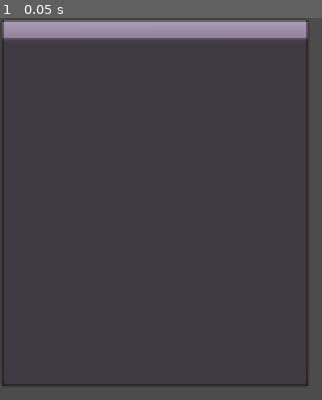
Above: before the commit, frame 1.
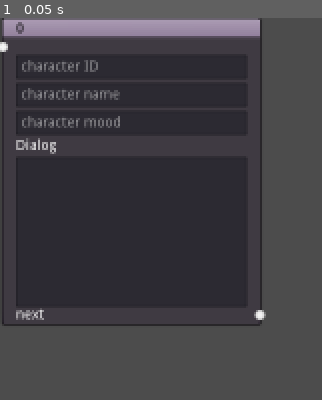
Above: after the commit, the same moment.

Repository: masterhand83/moon_dialogs
Game: Godot game, scene res://dialog_node/dialog_node.tscn
The game is run twice, just before and just after one commit, with the same random seed, the same clock (stepped at 60 frames per second) and the same inputs. This scene is started directly instead of the project's main scene.
Inputs:
- Up to frame 1 (0.05 s): no input

The runs differ from the first frame. In frame 1, 5.7% of the frame differs, in the area x 0-96%, y 0-97%.

Commit message:
created dialog_node mock-up

Diff:
--- /dev/null
+++ b/dialog_node/dialog_inputs.tscn
@@ -0,0 +1,39 @@
+[gd_scene format=2]
+
+[node name="DialogInputs" type="VBoxContainer"]
+margin_left = 16.0
+margin_top = 39.0
+margin_right = 323.0
+margin_bottom = 39.0
+__meta__ = {
+"_edit_use_anchors_": false
+}
+
+[node name="LineEdit" type="LineEdit" parent="."]
+margin_right = 307.0
+margin_bottom = 24.0
+placeholder_text = "character ID"
+
+[node name="LineEdit2" type="LineEdit" parent="."]
+margin_top = 28.0
+margin_right = 307.0
+margin_bottom = 52.0
+placeholder_text = "character name"
+
+[node name="LineEdit3" type="LineEdit" parent="."]
+margin_top = 56.0
+margin_right = 307.0
+margin_bottom = 80.0
+placeholder_text = "character mood"
+
+[node name="Label" type="Label" parent="."]
+margin_top = 84.0
+margin_right = 307.0
+margin_bottom = 98.0
+text = "Dialog"
+
+[node name="TextEdit" type="TextEdit" parent="."]
+margin_top = 102.0
+margin_right = 307.0
+margin_bottom = 252.0
+rect_min_size = Vector2( 0, 150 )
--- a/dialog_node/dialog_node.tscn
+++ b/dialog_node/dialog_node.tscn
@@ -1,8 +1,49 @@
-[gd_scene format=2]
+[gd_scene load_steps=2 format=2]
 
-[node name="GraphEdit" type="GraphNode"]
-margin_right = 310.0
-margin_bottom = 371.0
+[ext_resource path="res://dialog_node/dialog_inputs.tscn" type="PackedScene" id=1]
+
+[node name="DialogNode" type="GraphNode"]
+anchor_top = -0.000964491
+anchor_bottom = -0.000964491
+margin_top = -1.6247
+margin_right = 263.0
+margin_bottom = 310.375
+title = "0"
+slot/0/left_enabled = true
+slot/0/left_type = 0
+slot/0/left_color = Color( 1, 1, 1, 1 )
+slot/0/right_enabled = false
+slot/0/right_type = 0
+slot/0/right_color = Color( 1, 1, 1, 1 )
+slot/1/left_enabled = false
+slot/1/left_type = 0
+slot/1/left_color = Color( 1, 1, 1, 1 )
+slot/1/right_enabled = false
+slot/1/right_type = 0
+slot/1/right_color = Color( 1, 1, 1, 1 )
+slot/2/left_enabled = false
+slot/2/left_type = 0
+slot/2/left_color = Color( 1, 1, 1, 1 )
+slot/2/right_enabled = true
+slot/2/right_type = 0
+slot/2/right_color = Color( 1, 1, 1, 1 )
 __meta__ = {
 "_edit_use_anchors_": false
 }
+
+[node name="Label" type="Label" parent="."]
+margin_left = 16.0
+margin_top = 24.0
+margin_right = 247.0
+margin_bottom = 38.0
+
+[node name="DialogInputs" parent="." instance=ExtResource( 1 )]
+margin_right = 247.0
+margin_bottom = 291.0
+
+[node name="next" type="Label" parent="."]
+margin_left = 16.0
+margin_top = 292.0
+margin_right = 247.0
+margin_bottom = 306.0
+text = "next"
